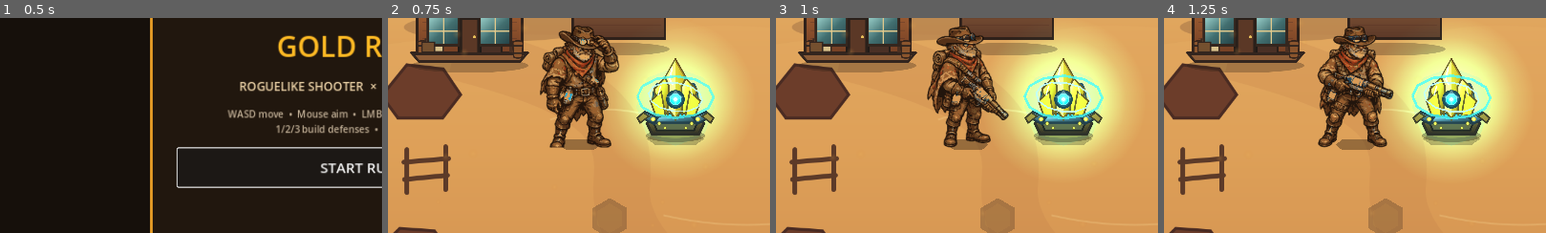
Above: before the commit, frames 1-4 (left to right).
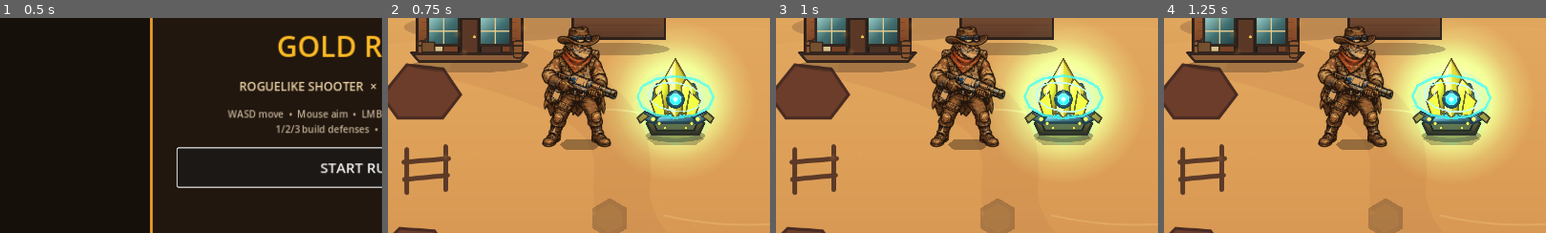
Above: after the commit, the same moments.

Repository: motomotoo1997-art/monster-quest
Game: Godot game, scene res://scenes/main/Main.tscn
Same seed, same stepped clock (60 frames per second), same inputs: the game is played once before the commit and once after it.
Inputs:
- Up to frame 1 (0.5 s): no input
- Up to frame 2 (0.75 s): click "START RUN" at 0.5 s
- Up to frame 3 (1 s): no input
- Up to frame 4 (1.25 s): no input
The pictures show only the part of the screen within x 3-53%, y 24-74%; the shares and areas given below are measured in that part.

Frame 1 is identical in both runs. In frame 2, 6.6% of the frame differs, in the area x 39-61%, y 3-61%; in frame 3, 6.7%; in frame 4, nothing differs.

Commit message:
anim: use planted idle and faster rifle recoil frames

Diff:
--- a/gold-rush-roguelike/scenes/player/Prospector.tscn
+++ b/gold-rush-roguelike/scenes/player/Prospector.tscn
@@ -25,7 +25,7 @@
 height = 34.0
 
 [sub_resource type="SpriteFrames" id="SpriteFrames_player"]
-animations = [{"frames":[{"duration":1.0,"texture":ExtResource("7_idle0")},{"duration":1.0,"texture":ExtResource("8_idle1")},{"duration":1.0,"texture":ExtResource("9_idle2")}],"loop":true,"name":&"idle","speed":5.5},{"frames":[{"duration":1.0,"texture":ExtResource("10_move0")},{"duration":1.0,"texture":ExtResource("11_move1")},{"duration":1.0,"texture":ExtResource("12_move2")},{"duration":1.0,"texture":ExtResource("13_move3")}],"loop":true,"name":&"move","speed":9.0},{"frames":[{"duration":1.0,"texture":ExtResource("14_attack0")},{"duration":1.0,"texture":ExtResource("15_attack1")},{"duration":1.0,"texture":ExtResource("16_attack2")},{"duration":1.0,"texture":ExtResource("17_attack3")}],"loop":false,"name":&"attack","speed":12.0},{"frames":[{"duration":1.0,"texture" …(745 unchanged characters)…
+animations = [{"frames":[{"duration":1.0,"texture":ExtResource("7_idle0")}],"loop":true,"name":&"idle","speed":5.5},{"frames":[{"duration":1.0,"texture":ExtResource("10_move0")},{"duration":1.0,"texture":ExtResource("11_move1")},{"duration":1.0,"texture":ExtResource("12_move2")},{"duration":1.0,"texture":ExtResource("13_move3")}],"loop":true,"name":&"move","speed":9.0},{"frames":[{"duration":1.0,"texture":ExtResource("14_attack0")},{"duration":1.0,"texture":ExtResource("15_attack1")},{"duration":1.0,"texture":ExtResource("16_attack2")},{"duration":1.0,"texture":ExtResource("17_attack3")}],"loop":false,"name":&"attack","speed":18.0},{"frames":[{"duration":1.0,"texture" …(745 unchanged characters)…
 
 [node name="Prospector" type="CharacterBody2D" groups=["player"]]
 z_index = 6
